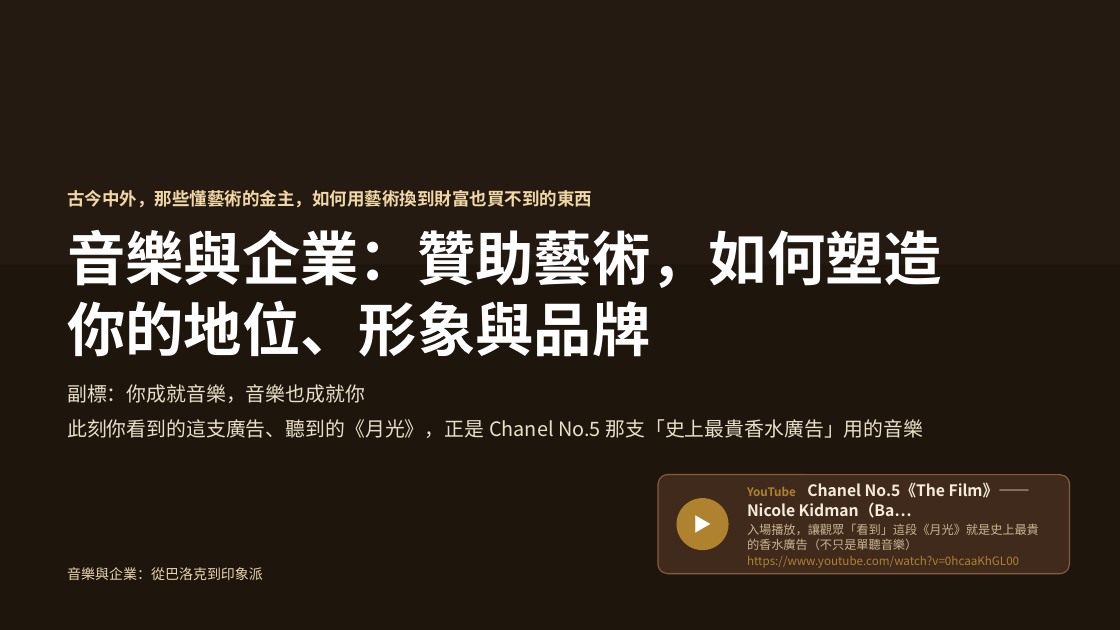
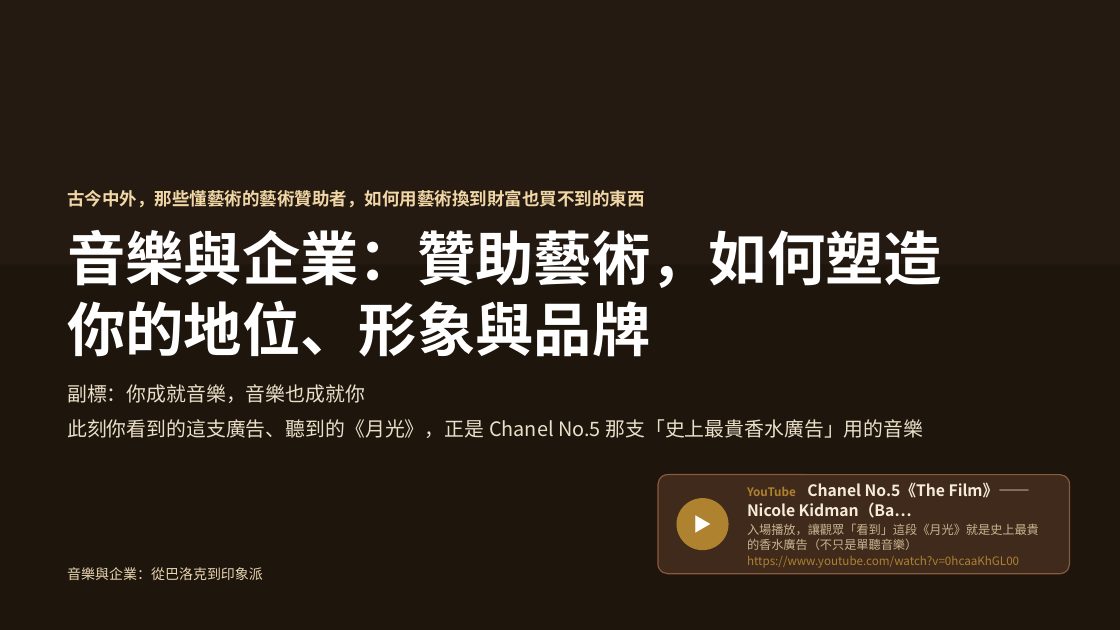
Before and after one commit to kblab2024/music-business-lecture, a slide deck: slide 1 of docs/downloads/音樂與企業-投影片.pptx. Drawn at 1120x630 pixels with LibreOffice and Linux fonts; fonts in the diff are those of the drawing; background and template pictures are left out. Boxes give left, top, right and bottom in pixels: in the first picture for what was removed or moved away, otherwise in the second. Text is boxed around its words. In the diff, an @@ line names an element or a change of style, - is before the commit and + after.

```diff
--- a/docs/downloads/音樂與企業-投影片.pptx
+++ b/docs/downloads/音樂與企業-投影片.pptx
@@ text at (67,190,644,207): text changed @@
-古今中外，那些懂藝術的金主，如何用藝術換到財富也買不到的東西
+古今中外，那些懂藝術的藝術贊助者，如何用藝術換到財富也買不到的東西
```
Also in this commit, not shown: 13 other slides changed, 7 other files.
